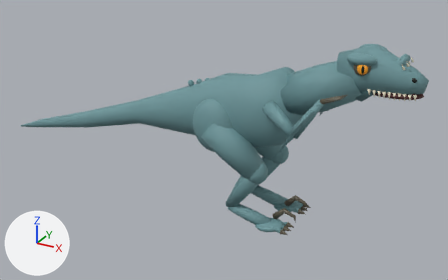
Before and after pictures for a commit that changed the FBX model Assets/Export/Dinosaurs/Raptor_Heavy.fbx.
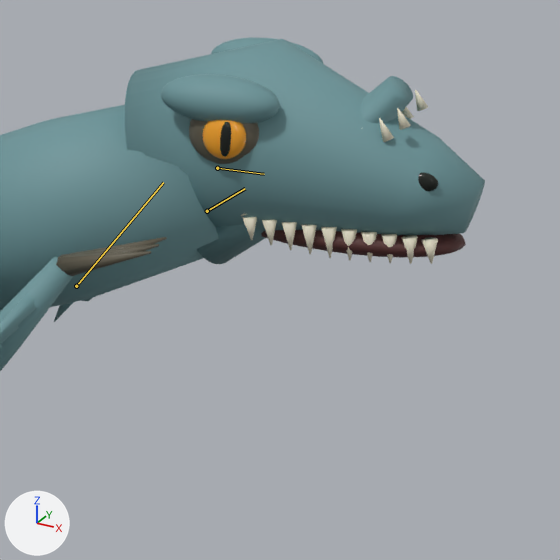
Each version appears first whole from a 50 mm camera at (2.96, -5.96, 3.98) aimed at (-0.39, 0.12, 0.93), and next in a close-up on the part from 68% to 100% of the width and 12% to 63% of the height. Lighting does not change. The marker at lower left points along +X, +Y and +Z. The first two pictures are the older version. Both versions are drawn at frame 16 of the action 'Scene'; the numbers are the values there. The bones that change, and the others that lie on the model, are drawn over the model as lines in the close-ups.

In view in the first close-up: 'SK_Raptor'.
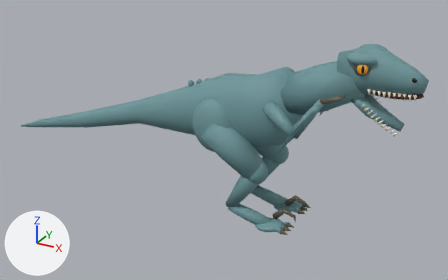
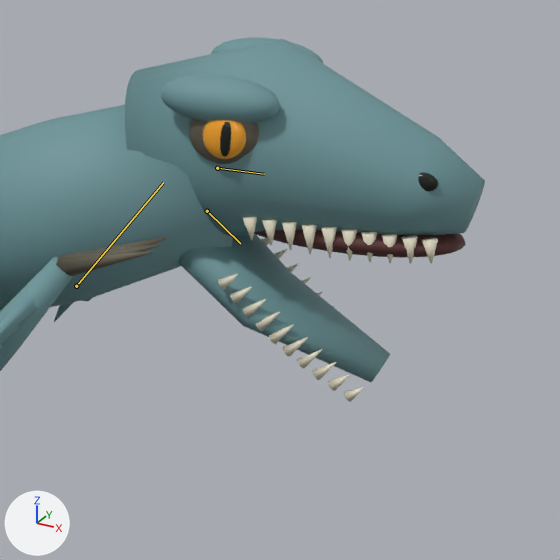
The change in detail:
Bone 'jaw' (bone_jaw) turns from (38, 0, 0) to (-38, 0, 0) degrees about its own x, y and z.

Location of each change, [x1, y1, x2, y2] in pixels of the close-ups (560 x 560 px):
'SK_Raptor', posed: before [0, 37, 485, 371]; after [0, 37, 485, 402]
bone 'jaw', root to tip: before (207, 211) to (245, 188); after (207, 211) to (240, 243)
